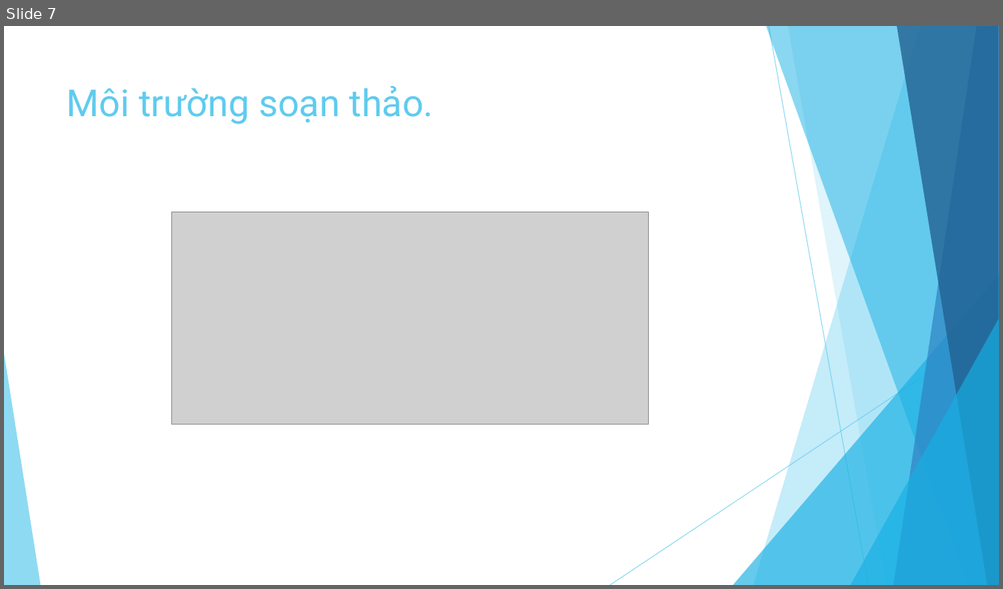
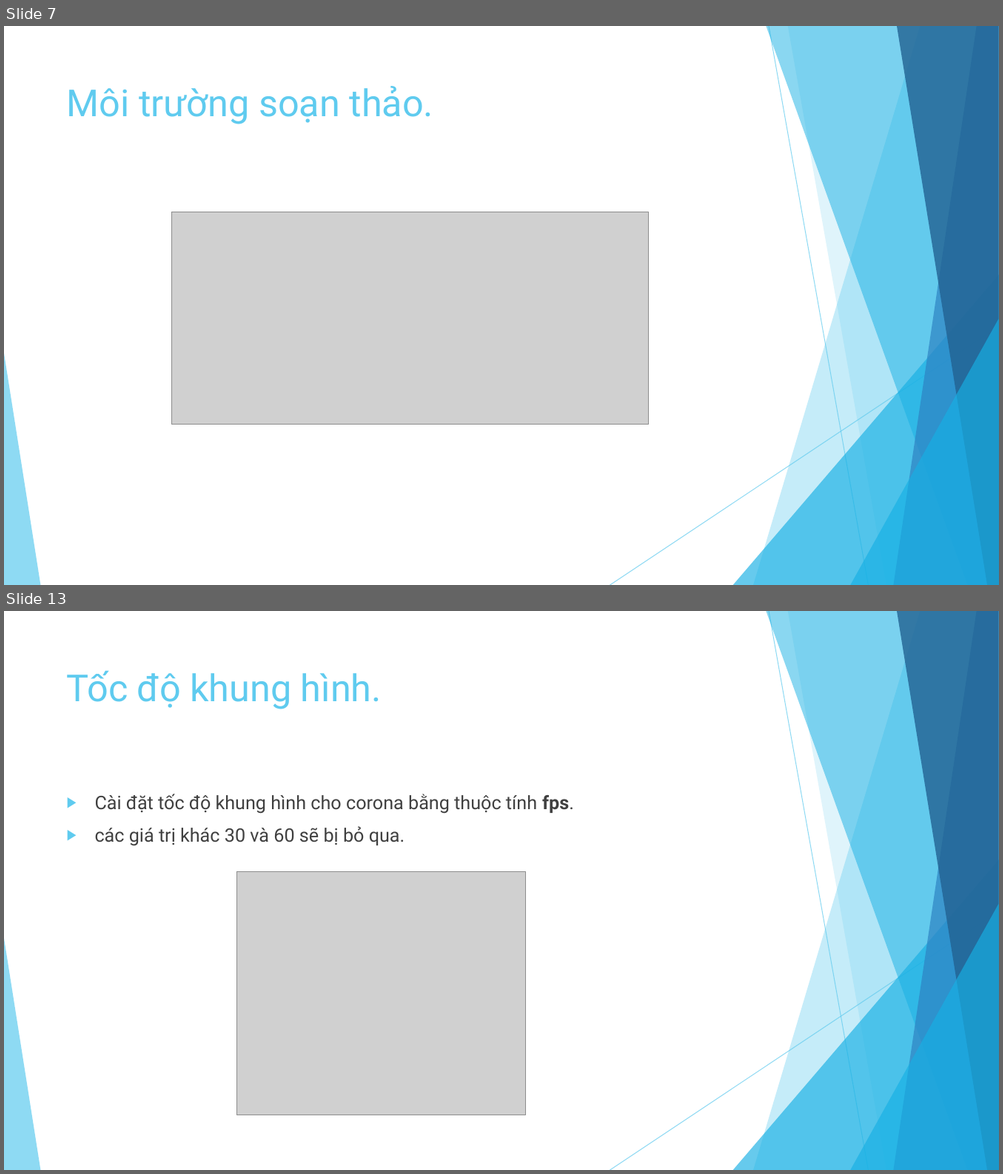
Before and after one commit to ndthanhdev/TDT-Spring-2017, a slide deck: Corona/Presentation1.pptx. Shown one above the other, each under a label of ours: slide 7 before the commit, slides 7 and 13 after it; the slides between them are not shown. The pictures are 1003x589 and 1003x1174 pixels, drawn with LibreOffice and Linux fonts; fonts in the diff are those of the drawing; grey boxes stand for pictures. Boxes give left, top, right and bottom in pixels: in the first picture for what was removed or moved away, otherwise in the second. Text is boxed around its words. In the diff, an @@ line names an element or a change of style, - is before the commit and + after.

```diff
--- a/Corona/Presentation1.pptx
+++ b/Corona/Presentation1.pptx
@@ slide 13 added at <box>4,611,999,1170</box>, background #FFFFFF; not listed: 10 template elements that a slide beside it also shows @@
@@ title added at <box>67,670,381,709</box>, 36 pt, text #5FCBEF @@
+Tốc độ khung hình.
@@ text added at <box>95,794,574,846</box>, 18 pt, text #404040 @@
+▶ Cài đặt tốc độ khung hình cho corona bằng thuộc tính fps.
+▶ các giá trị khác 30 và 60 sẽ bị bỏ qua.
@@ picture added at <box>237,872,525,1116</box> @@
```
Also in this commit, not shown: 4 slides changed, 4 other slides added, 1 other file.
